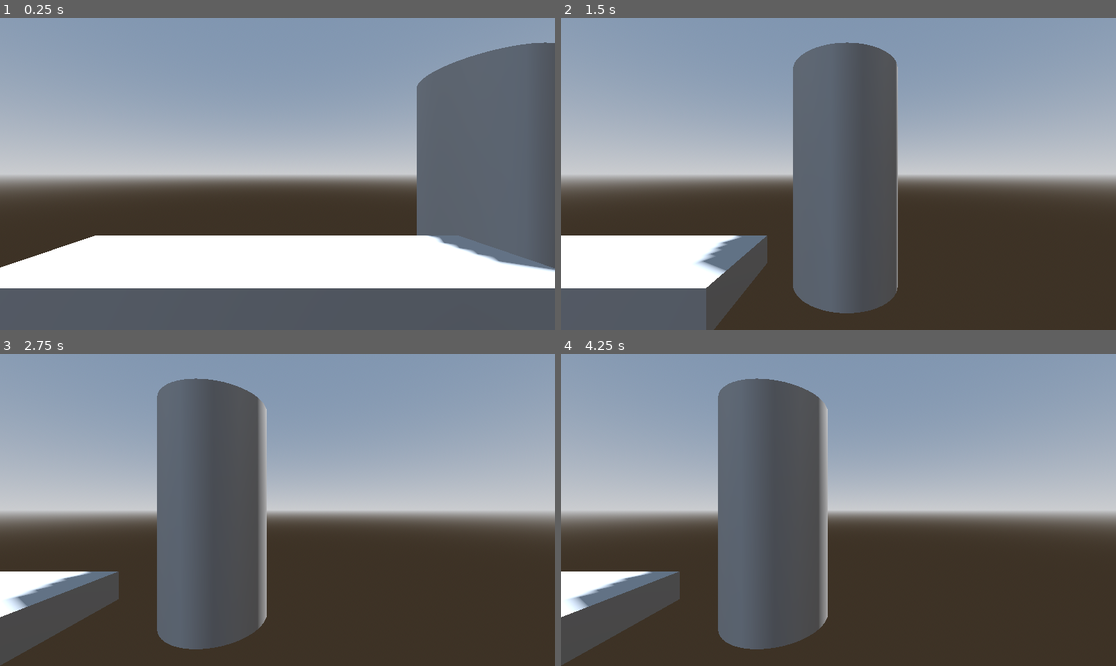
Above: before the commit, frames 1-4 (two rows, left to right).
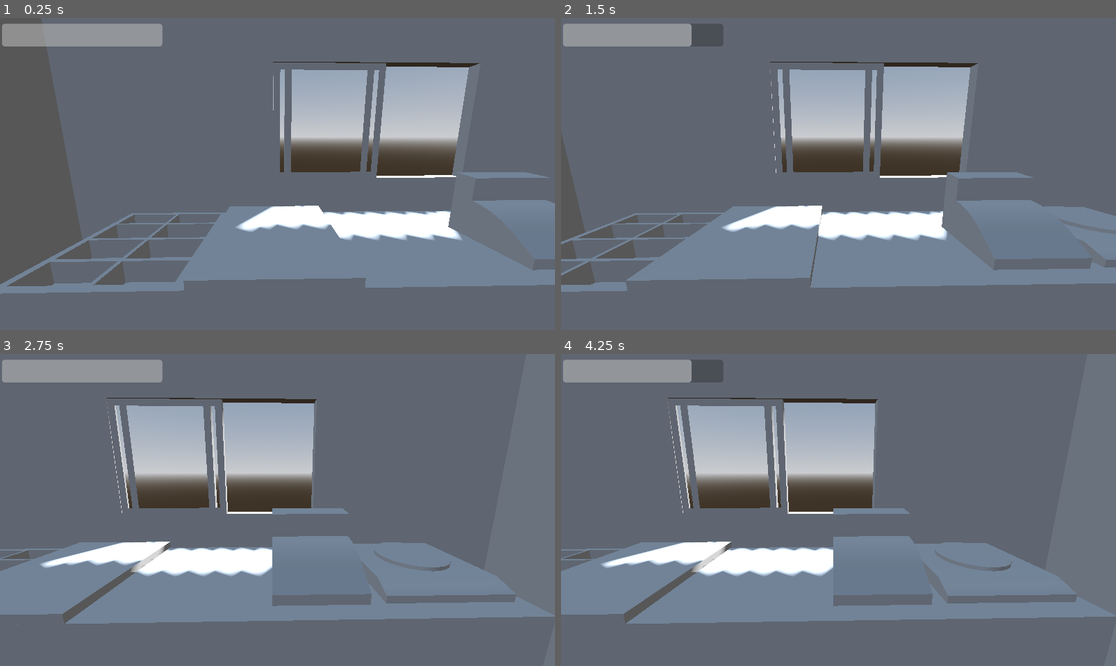
Above: after the commit, the same moments.

Repository: AKtomik/food-truc
Game: Godot game, scene res://scenes/main.tscn
Same seed, same stepped clock (60 frames per second), same inputs: the game is played once before the commit and once after it.
Inputs:
- Up to frame 1 (0.25 s): no input
- Up to frame 2 (1.5 s): tap Enter at 0.5 s; hold Up (ui_up) 0.53-1.28 s; tap Space (sidestep) at 0.6, 1.35 s; hold Down (ui_down) from 1.28 s (still down)
- Up to frame 3 (2.75 s): release Down (ui_down) at 2.03 s; hold Up (ui_up) from 2.03 s (still down); tap Space (sidestep) at 2.1 s
- Up to frame 4 (4.25 s): tap Space (sidestep) at 2.85, 3.6 s; release Up (ui_up) at 3.53 s; hold Down (ui_down) from 3.53 s (still down)

The runs differ from the first frame. In frame 1, 72% of the frame differs, in the area x 0-100%, y 0-89%; in frame 2, 90%; in frame 3, 93%; in frame 4, 93%, in the area x 0-100%, y 0-100%.

Commit message:
imported truckinterior to main scene, adjusted camera and added progressbar management

Diff:
--- /dev/null
+++ b/control.tscn
@@ -0,0 +1,23 @@
+[gd_scene format=3 uid="uid://bighng32kmge2"]
+
+[ext_resource type="Script" uid="uid://drqfmdy4hkaqx" path="res://progress_bar.gd" id="1_0fbet"]
+
+[node name="Control" type="Control" unique_id=1340713327 node_paths=PackedStringArray("p_bar")]
+layout_mode = 3
+anchor_right = 0.33100003
+anchor_bottom = 0.372
+offset_right = -230.31204
+offset_bottom = -210.056
+grow_horizontal = 2
+grow_vertical = 2
+script = ExtResource("1_0fbet")
+p_bar = NodePath("ProgressBar")
+
+[node name="ProgressBar" type="ProgressBar" parent="." unique_id=822984865]
+layout_mode = 0
+offset_left = 4.0
+offset_top = 12.0
+offset_right = 337.0
+offset_bottom = 59.0
+max_value = 5.0
+show_percentage = false
--- /dev/null
+++ b/progress_bar.gd
@@ -0,0 +1,16 @@
+extends Control
+
+@export var p_bar: ProgressBar
+
+# Called when the node enters the scene tree for the first time.
+func _ready() -> void:
+	p_bar.value = 5.0
+	pass # Replace with function body.
+
+
+# Called every frame. 'delta' is the elapsed time since the previous frame.
+func _process(delta: float) -> void:
+	pass
+
+func remove_star(remove: float) -> void:
+	p_bar.value -= remove
--- a/scenes/camera_3d.gd
+++ b/scenes/camera_3d.gd
@@ -1,10 +1,12 @@
 extends Camera3D
 
-@export var impulse_duration: float = 0.5
+@export var impulse_duration: float = 0.2
 @export var speed: float = 5
 @export var point_a: Node3D
 @export var point_b: Node3D
 
+@onready
+var progress_bar = %ProgressBar
 var _velocity: Vector3 = Vector3.ZERO
 var _timer: float = 0.0
 var _hasmoved: bool = false
@@ -18,6 +20,11 @@
 func _process(delta: float) -> void:
 	if Input.is_action_just_pressed("sidestep") and _timer <= 0.0 :  # Barre espace par défaut
 		_move()
+
+	if (Input.is_action_just_pressed("ui_down")) :
+		progress_bar.remove_star(1)
+	if (Input.is_action_just_pressed("ui_up")) :
+		progress_bar.remove_star(-1)
 
 	if _timer > 0.0:
 		_timer -= delta
--- a/scenes/main.tscn
+++ b/scenes/main.tscn
@@ -2,6 +2,8 @@
 
 [ext_resource type="Script" uid="uid://bgl0mslrqxo1g" path="res://scripts/main.gd" id="1_o5qli"]
 [ext_resource type="Script" uid="uid://bqqrghgncs33e" path="res://scenes/camera_3d.gd" id="2_0wfyh"]
+[ext_resource type="PackedScene" uid="uid://bighng32kmge2" path="res://control.tscn" id="3_jyhfs"]
+[ext_resource type="PackedScene" uid="uid://cclqpw6mijd5p" path="res://scenes/SM_truckInterior.fbx" id="3_sugp2"]
 
 [sub_resource type="ProceduralSkyMaterial" id="ProceduralSkyMaterial_0wfyh"]
 sky_horizon_color = Color(0.66224277, 0.6717428, 0.6867428, 1)
@@ -14,10 +16,6 @@
 background_mode = 2
 sky = SubResource("Sky_sugp2")
 tonemap_mode = 2
-
-[sub_resource type="BoxMesh" id="BoxMesh_o5qli"]
-
-[sub_resource type="CylinderMesh" id="CylinderMesh_0wfyh"]
 
 [node name="Main" type="Node3D" unique_id=1955109357]
 script = ExtResource("1_o5qli")
@@ -33,23 +31,26 @@
 transform = Transform3D(1, 0, 0, 0, 1, 0, 0, 0, 1, 0, 0.3458111, 0)
 
 [node name="Camera3D" type="Camera3D" parent="Player" unique_id=2100522607 node_paths=PackedStringArray("point_a", "point_b")]
-transform = Transform3D(1, 0, 0, 0, 1, 0, 0, 0, 1, 0, 0.26580408, 0)
+transform = Transform3D(1, 0, 0, 0, 0.9837757, 0.17940322, 0, -0.17940322, 0.9837757, -0.6362508, 1.2042263, -0.9766414)
 script = ExtResource("2_0wfyh")
-point_a = NodePath("../A")
-point_b = NodePath("../B")
+point_a = NodePath("A")
+point_b = NodePath("B")
 
-[node name="A" type="Node3D" parent="Player" unique_id=76820650]
-transform = Transform3D(1, 0, 0, 0, 1, 0, 0, 0, 1, 0, 0.266, 0)
+[node name="B" type="Node3D" parent="Player/Camera3D" unique_id=1655475674]
+transform = Transform3D(1, 0, 0, 0, 0.9999994, -7.4505806e-08, 0, 7.4505806e-08, 0.9999994, 1.2295122, 0.00019598007, 5.9604645e-08)
 
-[node name="B" type="Node3D" parent="Player" unique_id=1655475674]
-transform = Transform3D(1, 0, 0, 0, 1, 0, 0, 0, 1, 1.4644845, 0.266, 0)
+[node name="A" type="Node3D" parent="Player/Camera3D" unique_id=76820650]
+transform = Transform3D(1, 0, 0, 0, 1, 0, 0, 0, 1, 0, 0.00019592047, 0)
+
+[node name="CanvasLayer" type="CanvasLayer" parent="Player/Camera3D" unique_id=195654680]
+
+[node name="ProgressBar" parent="Player/Camera3D/CanvasLayer" unique_id=1340713327 instance=ExtResource("3_jyhfs")]
+unique_name_in_owner = true
 
 [node name="Environement" type="Node3D" parent="." unique_id=159067661]
 
 [node name="MeshInstance3D" type="MeshInstance3D" parent="Environement" unique_id=1081709396]
 transform = Transform3D(2.7598846, 0, 0, 0, 0.21056819, 0, 0, 0, 0.7150619, -0.005827859, 0.038723588, -1.1901507)
-mesh = SubResource("BoxMesh_o5qli")
 
-[node name="MeshInstance3D2" type="MeshInstance3D" parent="Environement/MeshInstance3D" unique_id=1676300022]
-transform = Transform3D(0.36233398, 0, 0, 0, 4.7490554, 0, 0, 0, 1.3984803, 0.71923727, 2.5824358, -1.1359795)
-mesh = SubResource("CylinderMesh_0wfyh")
+[node name="SM_truckInterior" parent="Environement" unique_id=266494651 instance=ExtResource("3_sugp2")]
+transform = Transform3D(-0.021134397, 0, 0.99977666, 0, 1, 0, -0.99977666, 0, -0.021134397, 0.44999188, 0, -0.73687387)
Not shown, added: assets/SM_truckInterior.fbx.import
Not shown, added: progress_bar.gd.uid
Binary file added: scenes/SM_truckInterior.fbx
Not shown, added: scenes/SM_truckInterior.fbx.import
